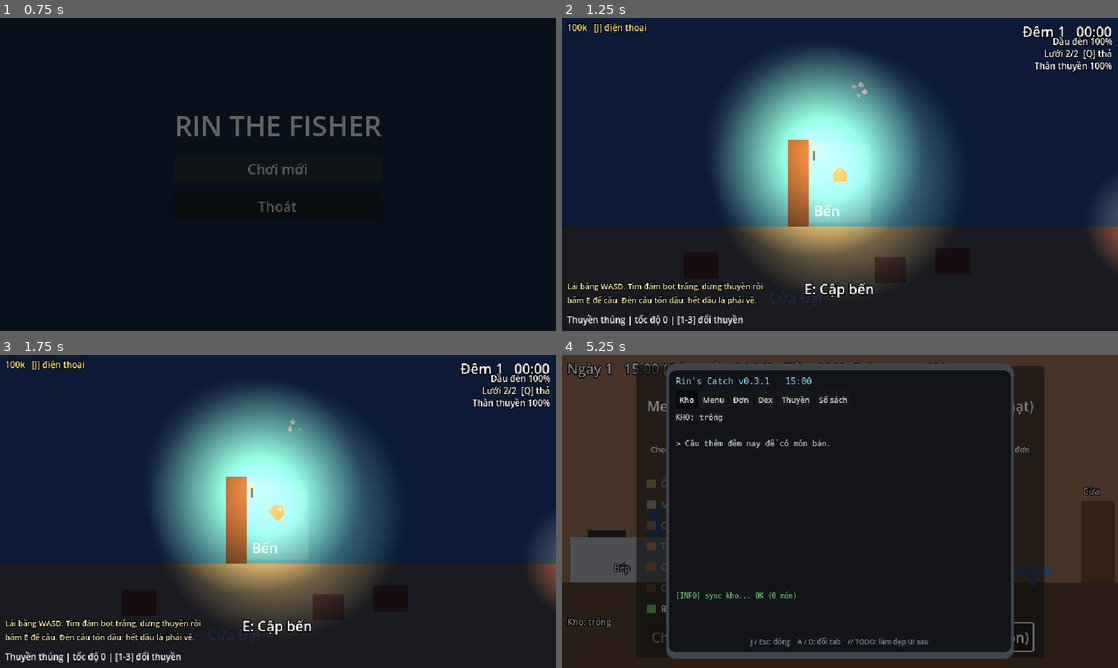
Above: before the commit, frames 1-4 (two rows, left to right).
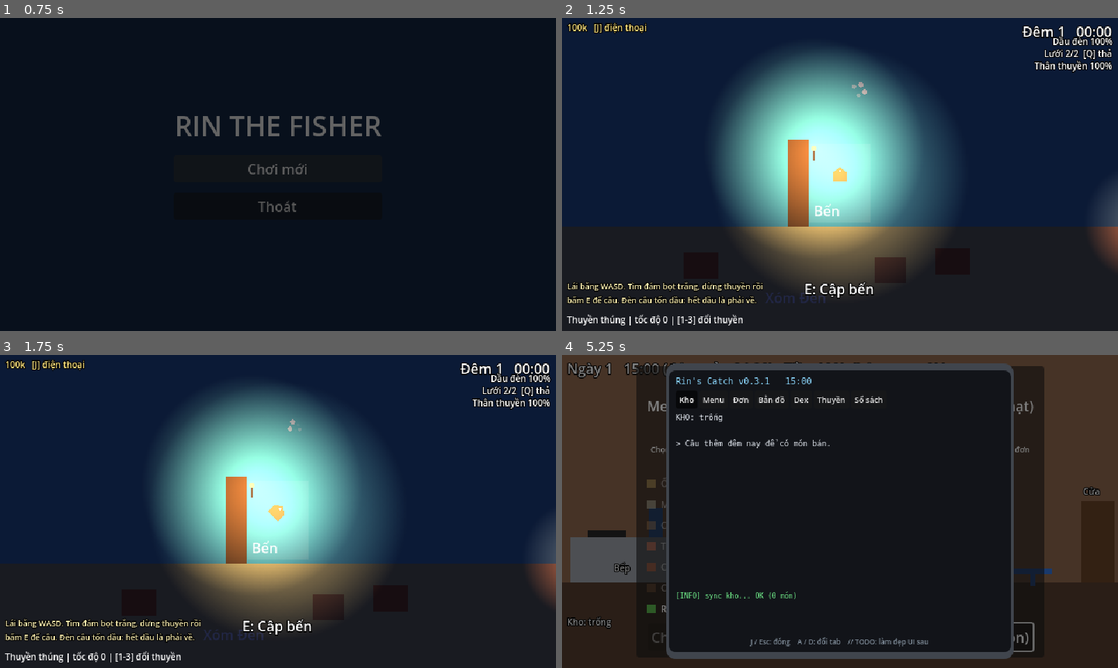
Above: after the commit, the same moments.

Repository: Th1nh2411/tide-then-table
Game: Godot game, scene res://scenes/main_menu/main_menu.tscn
The game is run twice, just before and just after one commit, with the same random seed, the same clock (stepped at 60 frames per second) and the same inputs.
Inputs (mouse positions are in pixels of both pictures, inside the frame that each line leads up to):
- Up to frame 1 (0.75 s): click "Chơi mới" at 0.5 s
- Up to frame 2 (1.25 s): no input
- Up to frame 3 (1.75 s): tap Enter at 1.25 s; move the mouse to (400, 495) at 1.27 s; hold D (turn_right) from 1.28 s (still down); hold Space (cast) from 1.28 s (still down); click (400, 495) at 1.42 s
- Up to frame 4 (5.25 s): release D (turn_right) at 2 s; release Space (cast) at 2 s; drag from (728, 527) to (856, 426) at 2.02 s; tap Enter at 2.75 s; move the mouse to (895, 442) at 2.77 s; hold D (turn_right) 2.78-3.5 s; hold E (interact) 2.78-3.5 s; click (895, 442) at 2.92 s; drag from (812, 574) to (673, 464) at 3.52 s; click "Dậy mở quán (15:00)" at 4.25 s; move the mouse to (1006, 558) at 5.02 s; hold A (turn_left) from 5.03 s (still down); hold J (open_phone) from 5.03 s (still down); click (1006, 558) at 5.17 s

Frame 1 is identical in both runs. In frame 2, less than 0.1% of the frame differs, in the area x 36-48%, y 87-92%; in frame 3, less than 0.1%; in frame 4, 0.2%, in the area x 35-58%, y 12-16%.

Commit message:
feat(sea): boat lamp with oil-based light radius and darker nights; fish orders from regulars feat(map): invented places (Xóm Đèn, Gò Vỏ Ốc, Đá Canh Đêm) — whale shrine, old man's hut, lighthouse logbook, lobster raft feat(phone): map tab with live boat/nets, story marks and saved pins shown as edge markers

Diff:
--- a/autoload/game_state.gd
+++ b/autoload/game_state.gd
@@ -50,6 +50,9 @@
 var best_sizes: Dictionary = {}
 ## One Dictionary per finished shift: day, earned, market, rating, served, left.
 var day_history: Array = []
+## Player's map pins (world positions), see PhoneMap.
+var map_pins: Array[Vector2] = []
+const MAX_PINS: int = 5
 ## Active fish orders from regulars (see FishOrders).
 var orders: Array = []
 ## History entries kept (older ones are dropped).
@@ -73,6 +76,7 @@
 	best_sizes.clear()
 	day_history.clear()
 	orders.clear()
+	map_pins.clear()
 
 
 ## Called when the night trip ends: records the return and moves the catch into storage.
--- a/scenes/sea/boat.gd
+++ b/scenes/sea/boat.gd
@@ -43,6 +43,7 @@
 
 
 func _ready() -> void:
+	add_to_group("boat")  # the phone map finds the boat through this
 	if boat_data:
 		apply_boat_data(boat_data)
 
--- a/scenes/sea/hull_controller.gd
+++ b/scenes/sea/hull_controller.gd
@@ -19,7 +19,7 @@
 @export var min_speed_factor: float = 0.6
 @export var warn_below_hp: float = 30.0
 
-## Damage multiplier for tonight (the Lăng Ông blessing lowers it).
+## Damage multiplier for tonight (the Miếu Cá Ông blessing lowers it).
 var damage_scale: float = 1.0
 
 var _at_dock: bool = false
--- a/scenes/sea/offscreen_markers.gd
+++ b/scenes/sea/offscreen_markers.gd
@@ -1,8 +1,8 @@
 class_name OffscreenMarkers
 extends Control
 ## Arrows on the screen edge pointing at important things that are off
-## camera: the dock, the player's nets (group "net_buoys") and, once the fog
-## is open, the whirlpool. Shows the distance in "m" (10 px = 1 m).
+## camera: the dock, the player's nets (group "net_buoys"), map pins set on
+## the phone (GameState.map_pins) and, once the fog is open, the whirlpool. Shows the distance in "m" (10 px = 1 m).
 
 @export var dock: Node2D
 @export var fog_area: FogArea
@@ -12,6 +12,7 @@
 @export var dock_color: Color = Color(1.0, 0.9, 0.4)
 @export var net_color: Color = Color(1.0, 0.55, 0.2)
 @export var fog_color: Color = Color(0.4, 1.0, 0.9)
+@export var pin_color: Color = Color(1.0, 0.4, 0.9)
 @export var pixels_per_meter: float = 10.0
 
 
@@ -28,6 +29,8 @@
 	_draw_marker(dock.global_position, "Bến", dock_color)
 	for buoy: Node2D in get_tree().get_nodes_in_group("net_buoys"):
 		_draw_marker(buoy.global_position, "Lưới", net_color)
+	for i in GameState.map_pins.size():
+		_draw_marker(GameState.map_pins[i], "Ghim %d" % (i + 1), pin_color)
 	if fog_area.visible:
 		_draw_marker(fog_area.get_whirlpool_position(), "???", fog_color)
 
--- a/scenes/sea/poi/lighthouse.gd
+++ b/scenes/sea/poi/lighthouse.gd
@@ -1,6 +1,6 @@
 class_name Lighthouse
 extends PointOfInterest
-## Hải đăng Hòn Khô: a sweeping beam (a light circling the tower) and the old
+## Hải đăng Đá Canh Đêm: a sweeping beam (a light circling the tower) and the old
 ## keeper's logbook. Each visit reads the next page; later pages unlock with
 ## the story (they point at the fog). Pages read are saved in story_flags.
 
@@ -14,7 +14,7 @@
 @export var beam_turns_per_second: float = 0.12
 @export var beam_color: Color = Color(1.0, 0.95, 0.8)
 @export_multiline var pages: Array[String] = [
-	"Ngày 3 tháng 4. Đêm lặng. Đếm được mười hai ngọn đèn thuyền chài dưới Cửa Đại.",
+	"Ngày 3 tháng 4. Đêm lặng. Đếm được mười hai ngọn đèn thuyền chài dưới Xóm Đèn.",
 	"Ngày 9 tháng 4. Phía đông bắc có một vùng nước không phản chiếu đèn hải đăng. Như mặt biển bị khoét một lỗ.",
 	"Ngày 17 tháng 4. La bàn quay ngược. Có con cá thu phát sáng xanh nổi lên rồi chìm thẳng xuống, không bơi.",
 	"Ngày 18 tháng 4. Sương phủ góc đông bắc. Dưới sương có tiếng thở dài như cá Ông. Tôi sẽ chèo ra xem. Ai đọc được thì...",
--- a/scenes/sea/poi/old_man_hut.gd
+++ b/scenes/sea/poi/old_man_hut.gd
@@ -1,6 +1,6 @@
 class_name OldManHut
 extends PointOfInterest
-## Ông Tám's hut on Hòn Lao: an old fisherman who patches hulls at sea (the
+## Ông Tám's hut on Gò Vỏ Ốc: an old fisherman who patches hulls at sea (the
 ## only repair away from the dock, and pricier) and shares rumors/tips.
 
 @export var hull: HullController
--- a/scenes/sea/poi/point_of_interest.gd
+++ b/scenes/sea/poi/point_of_interest.gd
@@ -1,18 +1,21 @@
 class_name PointOfInterest
 extends Area2D
-## A place worth visiting on the map (Cù Lao Chàm / Hội An setting). Has its
-## own lamp so it shows in the dark, draws its name, and when the boat is
+## A place worth visiting on the map (invented setting: Xóm Đèn and the
+## Ngủ Quên islands; never use or echo real place names). Has its own lamp
+## so it shows in the dark, draws its name, and when the boat is
 ## inside and slow, `interact` runs `_interact()` (override it; it usually
 ## awaits `dialog.ask(...)`). Fishing spots keep away (group "pois").
 
 @export var title: String = ""
+## Short name on the phone map (falls back to `title`).
+@export var map_label: String = ""
 @export var prompt_text: String = "E: Ghé"
 ## Radius of the visit area (px).
 @export var reach: float = 45.0
 ## Boat must be slower than this (px/s) to visit.
 @export var max_speed: float = 25.0
 @export_group("Lamp")
-## Hội An lantern red by default.
+## Old-town lantern red by default.
 @export var lamp_color: Color = Color(1.0, 0.5, 0.35)
 @export var lamp_radius: float = 70.0
 @export var lamp_energy: float = 1.0
--- a/scenes/sea/poi/whale_shrine.gd
+++ b/scenes/sea/poi/whale_shrine.gd
@@ -1,6 +1,6 @@
 class_name WhaleShrine
 extends PointOfInterest
-## Lăng Ông Cửa Đại: shrine of the whale god (cá Ông) that fishermen believe
+## Miếu Cá Ông in Xóm Đèn: shrine of the whale god (cá Ông) that fishermen believe
 ## guides people lost at sea back to shore. Lighting incense blesses tonight's
 ## trip (less hull damage). The keeper's words follow the story stage.
 
--- a/scenes/sea/sea_scene.gd
+++ b/scenes/sea/sea_scene.gd
@@ -60,6 +60,8 @@
 	_oil.oil_low.connect(_hud.flash_message.bind("Dầu đèn còn 1/4, trời sắp rạng. Về bến thôi!", 2.5))
 	_oil.oil_empty.connect(_on_oil_empty)
 	DayClock.start_night()
+	# Deferred: FogArea decides the fog zone's visibility in its own _ready.
+	_capture_map.call_deferred()
 	_show_orders()
 	if GameState.last_spoiled_count > 0:
 		_hud.flash_message("Qua đêm %d món trong kho đã hỏng, phải bỏ đi" % GameState.last_spoiled_count, 2.5)
@@ -72,6 +74,11 @@
 	# Headless test runs pass `-- --no-autosave` so they never touch the real save.
 	if not OS.get_cmdline_user_args().has("--no-autosave"):
 		SaveSystem.save_game()
+
+
+func _capture_map() -> void:
+	PhoneMap.capture(Vector2(_bounds.map_size), $Zones, $Land, $Obstacles, _dock,
+		_fog.get_whirlpool_position(), get_tree().get_nodes_in_group("pois"))
 
 
 func _show_orders() -> void:
--- a/scenes/sea/sea_scene.tscn
+++ b/scenes/sea/sea_scene.tscn
@@ -151,7 +151,7 @@
 offset_top = 1230.0
 offset_right = 1000.0
 offset_bottom = 1253.0
-text = "Cửa Đại"
+text = "Xóm Đèn"
 horizontal_alignment = 1
 
 [node name="DockLabel" type="Label" parent="Land"]
@@ -216,7 +216,8 @@
 position = Vector2(1350, 1135)
 script = ExtResource("36_shrine")
 hull = NodePath("../../HullController")
-title = "Lăng Ông"
+title = "Miếu Cá Ông"
+map_label = "Miếu"
 reach = 40.0
 lamp_offset = Vector2(0, 20)
 hud = NodePath("../../SeaHud")
@@ -226,7 +227,8 @@
 position = Vector2(480, 345)
 script = ExtResource("37_hut")
 hull = NodePath("../../HullController")
-title = "Chòi ông Tám (Hòn Lao)"
+title = "Chòi ông Tám (Gò Vỏ Ốc)"
+map_label = "Ông Tám"
 label_offset = Vector2(0, -26)
 hud = NodePath("../../SeaHud")
 dialog = NodePath("../../PoiDialog")
@@ -234,7 +236,8 @@
 [node name="Lighthouse" type="Area2D" parent="Places" node_paths=PackedStringArray("hud", "dialog")]
 position = Vector2(1450, 262)
 script = ExtResource("38_lighthouse")
-title = "Hải đăng Hòn Khô"
+title = "Hải đăng Đá Canh Đêm"
+map_label = "Hải đăng"
 reach = 40.0
 lamp_color = Color(1, 0.92, 0.75, 1)
 lamp_radius = 50.0
@@ -247,6 +250,7 @@
 script = ExtResource("39_raft")
 hold_manager = NodePath("../../HoldManager")
 title = "Bè tôm hùm anh Năm"
+map_label = "Bè tôm"
 lamp_radius = 60.0
 lamp_offset = Vector2(16, -25)
 hud = NodePath("../../SeaHud")
--- a/scenes/test/phone_test.gd
+++ b/scenes/test/phone_test.gd
@@ -45,7 +45,15 @@
 	_check("open pauses game", get_tree().paused and _phone.visible)
 	for tab in PhoneApp.TAB_NAMES.size():
 		_phone._show_tab(tab)
-		_check("tab %d has content" % tab, _phone.get_node("%ContentLabel").text.length() > 10)
+		if tab == PhoneApp.MAP_TAB:
+			_check("map tab shows map", _phone.get_node("%Map").visible and not _phone.get_node("%Scroll").visible)
+		else:
+			_check("tab %d has content" % tab, _phone.get_node("%ContentLabel").text.length() > 10)
+	_check("pin added", PhoneMap.toggle_pin(Vector2(100, 100), 20.0) and GameState.map_pins.size() == 1)
+	_check("pin removed near it", not PhoneMap.toggle_pin(Vector2(110, 105), 20.0) and GameState.map_pins.is_empty())
+	for i in GameState.MAX_PINS + 2:
+		PhoneMap.toggle_pin(Vector2(i * 100, 0), 20.0)
+	_check("pins capped", GameState.map_pins.size() == GameState.MAX_PINS)
 	_phone.close()
 	_check("close unpauses", not get_tree().paused and not _phone.visible)
 	print("PhoneReports: %s" % ("TẤT CẢ PASS" if _failures == 0 else "%d FAIL" % _failures))
--- a/scenes/test/save_test.gd
+++ b/scenes/test/save_test.gd
@@ -36,6 +36,7 @@
 	GameState.storage.append(item)
 	GameState.record_catch(_fish("cua"), 3, 1.4)
 	item.size = 1.25
+	GameState.map_pins.append(Vector2(120.5, 640))
 	GameState.orders.append({"who": "Chú Ba", "fish": "cua", "min_kg": 0.5, "reward": 120, "due_day": 7})
 	GameState.add_day_record({"day": 5, "earned": 300, "market": 20, "rating": 4})
 	_check("save writes file", SaveSystem.save_game(TEST_PATH) and SaveSystem.has_save(TEST_PATH))
@@ -47,6 +48,7 @@
 	_check("upgrades", GameState.get_upgrade_level("boat") == 2 and GameState.get_upgrade_level("rod") == 1)
 	_check("story flag", GameState.has_flag("saw_glowing_fish"))
 	_check("dex counts", int(GameState.caught_species.get("cua", 0)) == 3)
+	_check("map pins", GameState.map_pins.size() == 1 and GameState.map_pins[0].is_equal_approx(Vector2(120.5, 640)))
 	_check("orders", GameState.orders.size() == 1 and int(GameState.orders[0]["reward"]) == 120)
 	_check("size record", is_equal_approx(GameState.best_size(_fish("cua")), 1.4))
 	_check("item size", GameState.storage.size() == 1 and is_equal_approx(GameState.storage[0].size, 1.25))
--- a/scenes/ui/phone_app.gd
+++ b/scenes/ui/phone_app.gd
@@ -2,12 +2,14 @@
 extends CanvasLayer
 ## Rin's phone with "Rin's Catch", the app Rin wrote back when Rin was a
 ## developer. `open_phone` (J) toggles it anywhere at sea or in the restaurant;
-## the game pauses while it's open. Tabs: storage, menu, orders, dex, boat, ledger,
+## the game pauses while it's open. Tabs: storage, menu, orders, map (PhoneMap),
+## dex, boat, ledger,
 ## plus a console log where story clues appear. Content comes from PhoneReports.
 ## Put it LAST in the scene tree so it gets J/Esc before other overlays.
 
 const APP_TITLE: String = "Rin's Catch v0.3.1"
-const TAB_NAMES: Array[String] = ["Kho", "Menu", "Đơn", "Dex", "Thuyền", "Sổ sách"]
+const TAB_NAMES: Array[String] = ["Kho", "Menu", "Đơn", "Bản đồ", "Dex", "Thuyền", "Sổ sách"]
+const MAP_TAB: int = 3
 
 @export var fish_catalog: FishCatalog
 @export var menu: DishCatalog
@@ -26,6 +28,8 @@
 @onready var _title_label: Label = %AppTitle
 @onready var _tabs_row: HBoxContainer = %TabsRow
 @onready var _content_label: Label = %ContentLabel
+@onready var _scroll: ScrollContainer = %Scroll
+@onready var _map: PhoneMap = %Map
 @onready var _log_label: Label = %LogLabel
 
 
@@ -84,6 +88,8 @@
 	for i in _tab_buttons.size():
 		_tab_buttons[i].button_pressed = i == index
 	_title_label.text = "%s   %s" % [APP_TITLE, DayClock.get_time_text()]
+	_map.visible = index == MAP_TAB
+	_scroll.visible = index != MAP_TAB
 	_content_label.text = _tab_text(index)
 	_log_label.text = "\n".join(PhoneReports.log_lines(_fridge_loss()))
 
@@ -96,10 +102,12 @@
 			return PhoneReports.menu_report(menu, _fish_names())
 		2:
 			return PhoneReports.orders_report(fish_catalog)
-		3:
+		MAP_TAB:
+			return ""
+		4:
 			# Seed changes with the day so the glitch "moves" between visits.
 			return PhoneReports.dex_report(fish_catalog, GameState.day)
-		4:
+		5:
 			var boat: BoatData = GameState.get_upgrade_value(boat_upgrade)
 			return PhoneReports.boat_report(boat, float(GameState.get_upgrade_value(lamp_upgrade)), upgrades)
 		_:
--- a/scenes/ui/phone_app.tscn
+++ b/scenes/ui/phone_app.tscn
@@ -8,6 +8,7 @@
 [ext_resource type="Resource" path="res://data/upgrades/fridge_upgrade.tres" id="6_fridgeup"]
 [ext_resource type="Resource" path="res://data/upgrades/rod_upgrade.tres" id="7_rodup"]
 [ext_resource type="Script" path="res://data/resources/upgrade_data.gd" id="8_updata"]
+[ext_resource type="Script" path="res://scenes/ui/phone_map.gd" id="9_map"]
 
 [sub_resource type="StyleBoxFlat" id="StyleBoxFlat_phone"]
 bg_color = Color(0.07, 0.08, 0.1, 1)
@@ -78,6 +79,7 @@
 theme_override_constants/separation = 2
 
 [node name="Scroll" type="ScrollContainer" parent="Phone/Margin/VBox"]
+unique_name_in_owner = true
 layout_mode = 2
 size_flags_vertical = 3
 horizontal_scroll_mode = 0
@@ -90,6 +92,13 @@
 theme_override_font_sizes/font_size = 9
 text = "content"
 autowrap_mode = 3
+
+[node name="Map" type="Control" parent="Phone/Margin/VBox"]
+unique_name_in_owner = true
+visible = false
+layout_mode = 2
+size_flags_vertical = 3
+script = ExtResource("9_map")
 
 [node name="LogLabel" type="Label" parent="Phone/Margin/VBox"]
 unique_name_in_owner = true
--- /dev/null
+++ b/scenes/ui/phone_map.gd
@@ -0,0 +1,178 @@
+class_name PhoneMap
+extends Control
+## Map tab of the phone app. The sea scene captures its layout (zones, land,
+## islands/rocks, dock, places) into a static snapshot, so the map also works
+## from the restaurant. Live extras when at sea: the boat (group "boat") and
+## nets (group "net_buoys"). Click to add/remove a pin (GameState.map_pins);
+## pins also show as edge markers at sea.
+
+const PIN_HIT_RADIUS_PX: float = 8.0
+
+@export var background: Color = Color(0.03, 0.05, 0.09)
+@export var land_color: Color = Color(0.55, 0.5, 0.35)
+@export var dock_color: Color = Color(1.0, 0.9, 0.4)
+@export var place_color: Color = Color(1.0, 0.55, 0.4)
+@export var boat_color: Color = Color(1.0, 1.0, 1.0)
+@export var net_color: Color = Color(1.0, 0.55, 0.2)
+@export var pin_color: Color = Color(1.0, 0.4, 0.9)
+@export var fog_color: Color = Color(0.4, 1.0, 0.9)
+@export var label_size: int = 7
+
+## Layout of the sea map, filled by capture(). Empty until the first night.
+static var _snap: Dictionary = {}
+
+
+## Called by the sea scene once its nodes are ready.
+static func capture(map_size: Vector2, zones_root: Node, land_root: Node, obstacles_root: Node,
+		dock: Node2D, whirlpool_pos: Vector2, places: Array[Node]) -> void:
+	var zones: Array = []
+	for child in zones_root.get_children():
+		var zone := child as SeaZone
+		if zone:
+			zones.append({"rect": zone.get_global_rect(), "color": zone.color,
+				"fog": zone.zone == FishData.Zone.FOG})
+	var land: Array = []
+	for child in land_root.get_children():
+		var block := child as LandBlock
+		if block:
+			land.append(Rect2(block.global_position, block.size))
+	var rocks: Array = []
+	for child in obstacles_root.get_children():
+		var rock := child as Rock
+		if rock:
+			rocks.append({"pos": rock.global_position, "radius": rock.radius, "color": rock.color})
+	var poi_list: Array = []
+	for place in places:
+		var poi := place as PointOfInterest
+		if poi:
+			poi_list.append({"pos": poi.global_position, "label": poi.map_label if poi.map_label else poi.title})
+	_snap = {"size": map_size, "zones": zones, "land": land, "rocks": rocks,
+		"dock": dock.global_position, "whirlpool": whirlpool_pos, "places": poi_list}
+
+
+static func has_snapshot() -> bool:
+	return not _snap.is_empty()
+
+
+## Adds a pin at `world_pos`, or removes the pin within `hit_radius` of it.
+## Returns true if a pin was added. Does nothing when full (MAX_PINS).
+static func toggle_pin(world_pos: Vector2, hit_radius: float) -> bool:
+	for i in GameState.map_pins.size():
+		var pin: Vector2 = GameState.map_pins[i]
+		if pin.distance_to(world_pos) <= hit_radius:
+			GameState.map_pins.remove_at(i)
+			return false
+	if GameState.map_pins.size() >= GameState.MAX_PINS:
+		return false
+	GameState.map_pins.append(world_pos)
+	return true
+
+
+func _ready() -> void:
+	mouse_filter = Control.MOUSE_FILTER_STOP
+	custom_minimum_size = Vector2(0, 210)
+
+
+func _process(_delta: float) -> void:
+	if is_visible_in_tree():
+		queue_redraw()
+
+
+func _gui_input(event: InputEvent) -> void:
+	var click := event as InputEventMouseButton
+	if click and click.pressed and click.button_index == MOUSE_BUTTON_LEFT and has_snapshot():
+		accept_event()
+		var scale_px := _scale()
+		toggle_pin(_to_world(click.position), PIN_HIT_RADIUS_PX / scale_px)
+
+
+func _draw() -> void:
+	var font := ThemeDB.fallback_font
+	draw_rect(Rect2(Vector2.ZERO, size), background)
+	if not has_snapshot():
+		draw_string(font, Vector2(8, 20), "Chưa có dữ liệu bản đồ. Ra khơi một lần để đồng bộ.",
+			HORIZONTAL_ALIGNMENT_LEFT, size.x - 16, 8, Color(0.7, 0.75, 0.8))
+		return
+	var fog_open := Story.is_fog_open()
+	for zone: Dictionary in _snap["zones"]:
+		if zone["fog"] and not fog_open:
+			continue
+		var color: Color = zone["color"]
+		draw_rect(_to_map_rect(zone["rect"]), color.darkened(0.35))
+	for rect: Rect2 in _snap["land"]:
+		draw_rect(_to_map_rect(rect), land_color)
+	for rock: Dictionary in _snap["rocks"]:
+		draw_circle(_to_map(rock["pos"]), maxf(float(rock["radius"]) * _scale(), 1.5), rock["color"])
+	_draw_story_marks(font, fog_open)
+	_draw_dot(font, _snap["dock"], "Bến", dock_color, 3.0)
+	for place: Dictionary in _snap["places"]:
+		_draw_dot(font, place["pos"], place["label"], place_color, 2.5)
+	for buoy: Node2D in get_tree().get_nodes_in_group("net_buoys"):
+		_draw_dot(font, buoy.global_position, "", net_color, 2.0)
+	for i in GameState.map_pins.size():
+		_draw_pin(font, GameState.map_pins[i], i + 1)
+	_draw_boat()
+	var hint := "Click: ghim / bỏ ghim (%d/%d)" % [GameState.map_pins.size(), GameState.MAX_PINS]
+	draw_string(font, Vector2(4, size.y - 4), hint, HORIZONTAL_ALIGNMENT_LEFT, -1, label_size, Color(0.6, 0.65, 0.7))
+
+
+func _draw_story_marks(font: Font, fog_open: bool) -> void:
+	if fog_open:
+		_draw_dot(font, _snap["whirlpool"], "???", fog_color, 3.0)
+		return
+	if Story.stage() >= 1:
+		# Omen seen but fog not open: the GPS glitches over that corner.
+		var corner := _to_map(Vector2(_snap["size"].x * 0.88, _snap["size"].y * 0.12))
+		draw_string(font, corner - Vector2(20, 0), PhoneReports.glitch("[ERR] NaN", floori(Time.get_ticks_msec() / 400.0)),
+			HORIZONTAL_ALIGNMENT_LEFT, -1, label_size, Color(1.0, 0.35, 0.35))
+
+
+func _draw_boat() -> void:
+	var boat := get_tree().get_first_node_in_group("boat") as Node2D
+	if boat == null:
+		return
+	var at := _to_map(boat.global_position)
+	var forward := Vector2.RIGHT.rotated(boat.global_rotation)
+	var side := forward.orthogonal()
+	draw_colored_polygon(PackedVector2Array([at + forward * 6.0, at - forward * 4.0 + side * 3.5,
+		at - forward * 4.0 - side * 3.5]), boat_color)
+
+
+func _draw_dot(font: Font, world_pos: Vector2, label: String, color: Color, radius: float) -> void:
+	var at := _to_map(world_pos)
+	draw_circle(at, radius, color)
+	if label:
+		draw_string_outline(font, at + Vector2(4, 3), label, HORIZONTAL_ALIGNMENT_LEFT, -1, label_size, 2, Color.BLACK)
+		draw_string(font, at + Vector2(4, 3), label, HORIZONTAL_ALIGNMENT_LEFT, -1, label_size, color)
+
+
+func _draw_pin(font: Font, world_pos: Vector2, number: int) -> void:
+	var at := _to_map(world_pos)
+	draw_line(at, at - Vector2(0, 7), pin_color, 1.5)
+	draw_circle(at - Vector2(0, 8), 3.0, pin_color)
+	draw_string(font, at + Vector2(-2, -12), str(number), HORIZONTAL_ALIGNMENT_LEFT, -1, label_size, pin_color)
+
+
+# --- world <-> map coordinates (fit the whole map, centered) ---
+
+func _scale() -> float:
+	var map_size: Vector2 = _snap["size"]
+	var usable := size - Vector2(8, 16)
+	return minf(usable.x / map_size.x, usable.y / map_size.y)
+
+
+func _origin() -> Vector2:
+	var map_size: Vector2 = _snap["size"]
+	return Vector2((size.x - map_size.x * _scale()) * 0.5, 4.0)
+
+
+func _to_map(world_pos: Vector2) -> Vector2:
+	return _origin() + world_pos * _scale()
+
+
+func _to_map_rect(rect: Rect2) -> Rect2:
+	return Rect2(_to_map(rect.position), rect.size * _scale())
+
+
+func _to_world(map_pos: Vector2) -> Vector2:
+	return (map_pos - _origin()) / _scale()
--- a/systems/save/save_system.gd
+++ b/systems/save/save_system.gd
@@ -70,6 +70,7 @@
 		"best_sizes": GameState.best_sizes.duplicate(),
 		"day_history": GameState.day_history.duplicate(true),
 		"orders": GameState.orders.duplicate(true),
+		"map_pins": GameState.map_pins.map(func(pin: Vector2) -> Array: return [pin.x, pin.y]),
 	}
 
 
@@ -121,6 +122,13 @@
 			if not order.is_empty():
 				GameState.orders.append(order)
 
+	var pins: Variant = data.get("map_pins")
+	if pins is Array:
+		for entry: Variant in pins:
+			if entry is Array and entry.size() == 2 and _is_number(entry[0]) and _is_number(entry[1]) \
+					and GameState.map_pins.size() < GameState.MAX_PINS:
+				GameState.map_pins.append(Vector2(float(entry[0]), float(entry[1])))
+
 	var flags: Variant = data.get("story_flags")
 	if flags is Dictionary:
 		for flag_name: Variant in flags:
@@ -128,6 +136,10 @@
 				GameState.story_flags[flag_name] = flags[flag_name]
 
 
+static func _is_number(value: Variant) -> bool:
+	return value is int or value is float
+
+
 ## JSON numbers come back as floats; accept int or float, else the fallback.
 static func _get_int(data: Dictionary, key: String, fallback: int) -> int:
 	var value: Variant = data.get(key)
Not shown, added: scenes/ui/phone_map.gd.uid
Not shown, changed: CLAUDE.md
Not shown, changed: PLAN.md
